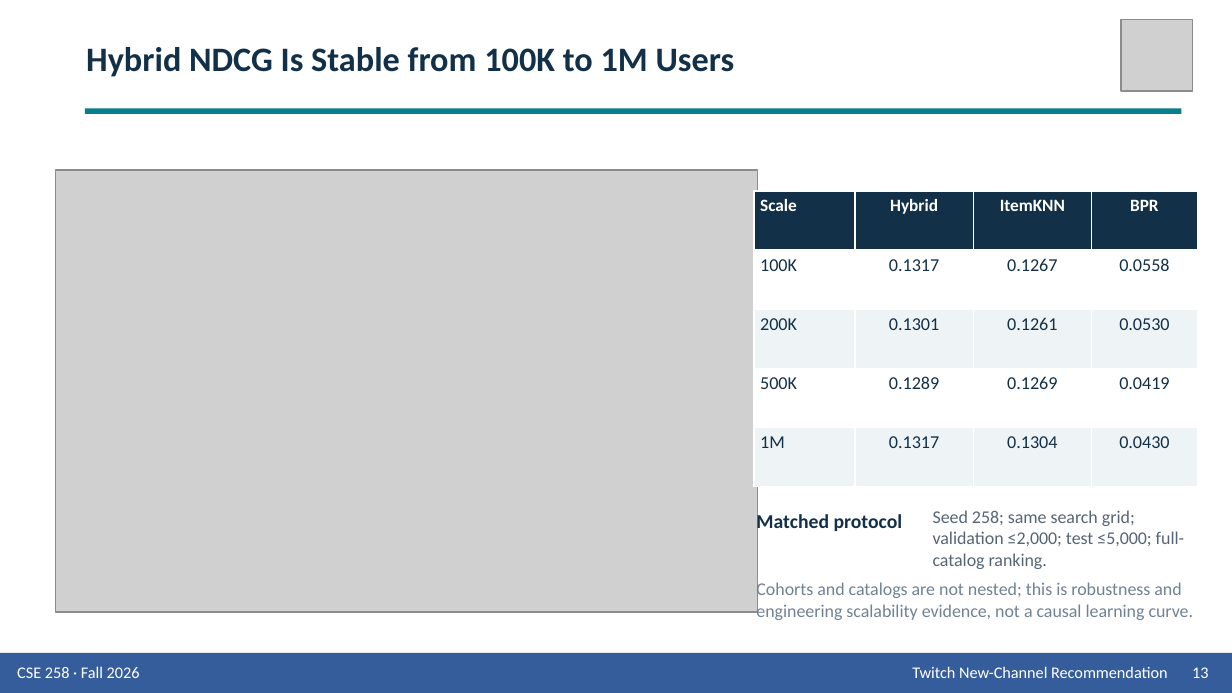
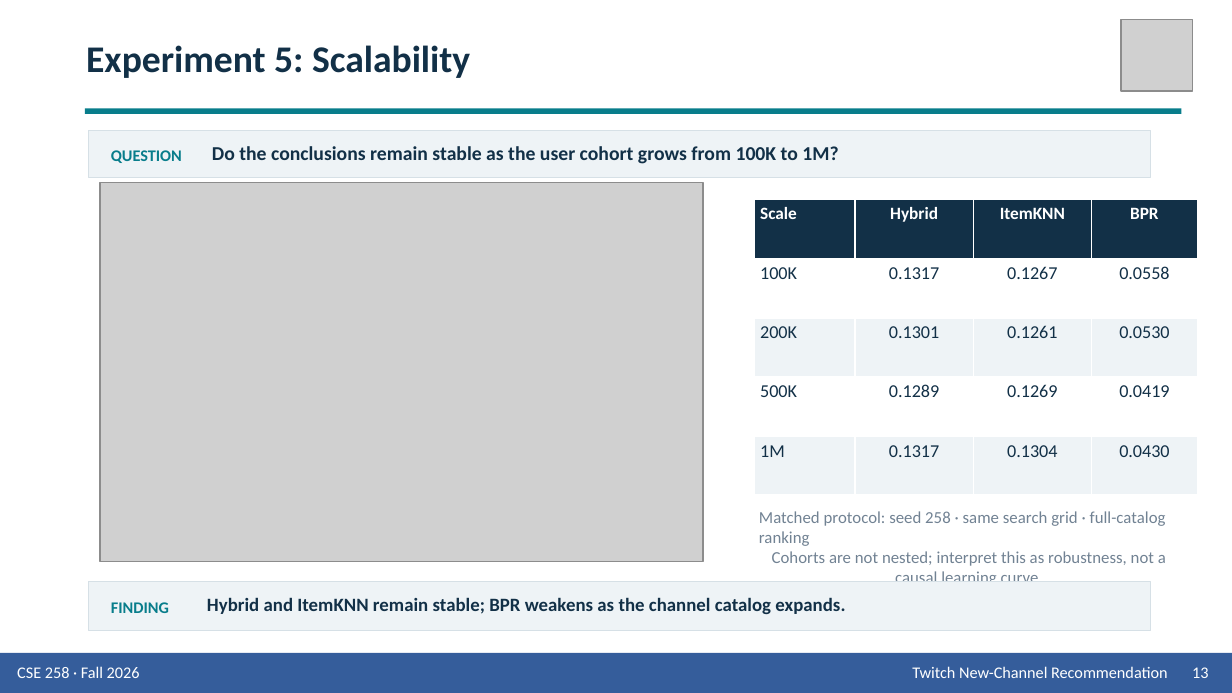
Before and after one commit to Wen-Chieh-Lo/You-know-who-did-God-did-, a slide deck: slide 13 of presentation/Group_9_Presentation_Twitch.pptx. Drawn at 1232x693 pixels with LibreOffice and Linux fonts; fonts in the diff are those of the drawing; grey boxes stand for pictures. Boxes give left, top, right and bottom in pixels: in the first picture for what was removed or moved away, otherwise in the second. Text is boxed around its words. In the diff, an @@ line names an element or a change of style, - is before the commit and + after.

Commit message:
Reframe results as motivated experiments

```diff
--- a/presentation/Group_9_Presentation_Twitch.pptx
+++ b/presentation/Group_9_Presentation_Twitch.pptx
@@ text at <box>86,45,470,78</box>: text changed; size 20 to 22 pt @@
-Hybrid NDCG Is Stable from 100K to 1M Users
+Experiment 5: Scalability
@@ rectangle added at <box>89,131,1151,177</box>, fill #EEF3F6, outline #D6E0E6 0.75 pt @@
@@ text added at <box>212,146,838,164</box>, 11.5 pt, text #123047, bold @@
+Do the conclusions remain stable as the user cohort grows from 100K to 1M?
@@ text added at <box>111,150,182,163</box>, 9.5 pt, text #087D8B, bold @@
+QUESTION
@@ picture: place and size @@
-picture at <box>55,170,758,612</box>
+picture at <box>100,182,702,562</box>
@@ table: place and size @@
-table at <box>754,191,1198,487</box>
+table at <box>754,200,1198,495</box>
@@ text removed at <box>756,512,903,534</box> @@
-Matched protocol
@@ text at <box>759,511,1166,581</box>: text changed; size 10.5 to 9.8 pt @@
-Cohorts and catalogs are not nested; this is robustness and engineering scalability evidence, not a causal learning curve.
+Matched protocol: seed 258 · same search grid · full-catalog ranking
+Cohorts are not nested; interpret this as robustness, not a causal learning curve.
@@ text removed at <box>933,510,1184,569</box> @@
-Seed 258; same search grid; validation ≤2,000; test ≤5,000; full-catalog ranking.
@@ rectangle added at <box>89,582,1151,631</box>, fill #EEF3F6, outline #D6E0E6 0.75 pt @@
@@ text added at <box>207,597,845,614</box>, 11 pt, text #123047, bold @@
+Hybrid and ItemKNN remain stable; BPR weakens as the channel catalog expands.
@@ text added at <box>111,602,169,613</box>, 9.5 pt, text #087D8B, bold @@
+FINDING
```
Also in this commit, not shown: 12 other slides changed, 2 other files.
